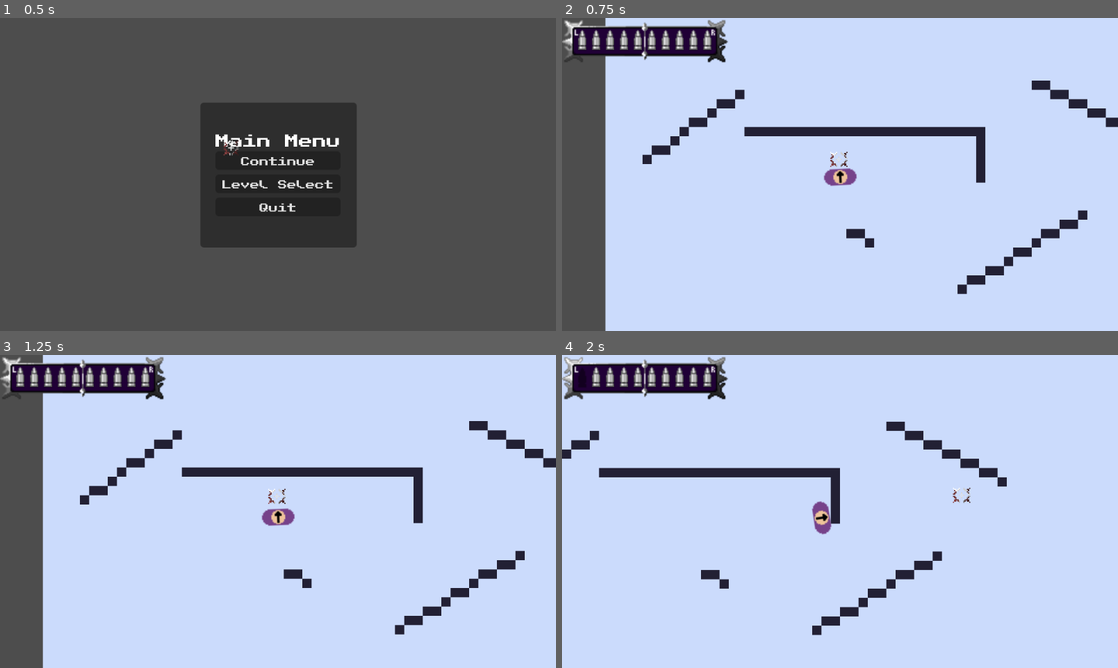
Above: before the commit, frames 1-4 (two rows, left to right).
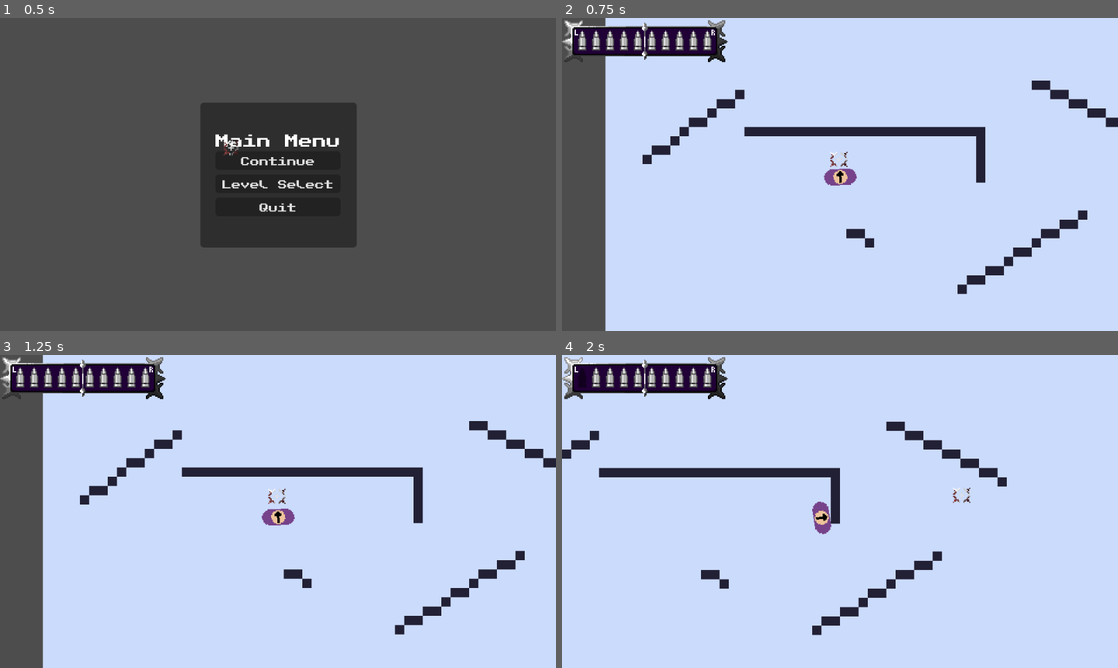
Above: after the commit, the same moments.

Repository: callumrann/gmtk-jam
Game: Godot game, scene res://scenes/main.tscn
Two runs of this game, one before a commit and one after it. Both use one fixed random seed, a clock stepped at 60 frames per second and the inputs below. Sound files missing from this copy of the repository are replaced by a short silence.
Inputs (mouse positions are in pixels of both pictures, inside the frame that each line leads up to):
- Up to frame 1 (0.5 s): no input
- Up to frame 2 (0.75 s): click "Continue" at 0.5 s
- Up to frame 3 (1.25 s): no input
- Up to frame 4 (2 s): move the mouse to (962, 495) at 1.27 s; hold D (move_right) from 1.28 s (still down); click (962, 495) at 1.35 s

Frame 1 is identical in both runs. In frame 2, 0.6% of the frame differs, in the area x 0-53%, y 0-54%; in frame 3, 0.6%; in frame 4, 0.7%, in the area x 0-49%, y 0-58%.

Commit message:
fix: change default subviewport canvas thing from linear to nearest

Diff:
--- a/scenes/levels/levels_loader.tscn
+++ b/scenes/levels/levels_loader.tscn
@@ -41,60 +41,81 @@
 anchor_right = 0.5
 anchor_bottom = 0.5
 offset_left = -58.5
-offset_top = -21.5
+offset_top = -20.5
 offset_right = 56.5
-offset_bottom = 18.5
+offset_bottom = 19.5
 grow_horizontal = 2
 grow_vertical = 2
 theme_override_constants/separation = 5
+alignment = 1
 
 [node name="Bullet1" type="TextureRect" parent="UI/HUD/Control/BulletBackground/Bullets" unique_id=1898090103]
 layout_mode = 2
+size_flags_horizontal = 4
+size_flags_vertical = 4
 texture = ExtResource("3_07c4a")
 stretch_mode = 3
 
 [node name="Bullet2" type="TextureRect" parent="UI/HUD/Control/BulletBackground/Bullets" unique_id=696629630]
 layout_mode = 2
+size_flags_horizontal = 4
+size_flags_vertical = 4
 texture = ExtResource("3_07c4a")
 stretch_mode = 3
 
-[node name="Bullet3" type="TextureRect" parent="UI/HUD/Control/BulletBackground/Bullets" unique_id=1293965096]
+[node name="Bullet3" type="TextureRect" parent="UI/HUD/Control/BulletBackground/Bullets" unique_id=76887841]
 layout_mode = 2
+size_flags_horizontal = 4
+size_flags_vertical = 4
 texture = ExtResource("3_07c4a")
 stretch_mode = 3
 
-[node name="Bullet4" type="TextureRect" parent="UI/HUD/Control/BulletBackground/Bullets" unique_id=789293454]
+[node name="Bullet4" type="TextureRect" parent="UI/HUD/Control/BulletBackground/Bullets" unique_id=1854199799]
 layout_mode = 2
+size_flags_horizontal = 4
+size_flags_vertical = 4
 texture = ExtResource("3_07c4a")
 stretch_mode = 3
 
-[node name="Bullet5" type="TextureRect" parent="UI/HUD/Control/BulletBackground/Bullets" unique_id=1644738260]
+[node name="Bullet5" type="TextureRect" parent="UI/HUD/Control/BulletBackground/Bullets" unique_id=417121021]
 layout_mode = 2
+size_flags_horizontal = 4
+size_flags_vertical = 4
 texture = ExtResource("3_07c4a")
 stretch_mode = 3
 
-[node name="Bullet6" type="TextureRect" parent="UI/HUD/Control/BulletBackground/Bullets" unique_id=2138840498]
+[node name="Bullet6" type="TextureRect" parent="UI/HUD/Control/BulletBackground/Bullets" unique_id=1731461558]
 layout_mode = 2
+size_flags_horizontal = 4
+size_flags_vertical = 4
 texture = ExtResource("3_07c4a")
 stretch_mode = 3
 
-[node name="Bullet7" type="TextureRect" parent="UI/HUD/Control/BulletBackground/Bullets" unique_id=1121584417]
+[node name="Bullet7" type="TextureRect" parent="UI/HUD/Control/BulletBackground/Bullets" unique_id=1678558235]
 layout_mode = 2
+size_flags_horizontal = 4
+size_flags_vertical = 4
 texture = ExtResource("3_07c4a")
 stretch_mode = 3
 
-[node name="Bullet8" type="TextureRect" parent="UI/HUD/Control/BulletBackground/Bullets" unique_id=2095042734]
+[node name="Bullet8" type="TextureRect" parent="UI/HUD/Control/BulletBackground/Bullets" unique_id=1077334330]
 layout_mode = 2
+size_flags_horizontal = 4
+size_flags_vertical = 4
 texture = ExtResource("3_07c4a")
 stretch_mode = 3
 
-[node name="Bullet9" type="TextureRect" parent="UI/HUD/Control/BulletBackground/Bullets" unique_id=570823491]
+[node name="Bullet9" type="TextureRect" parent="UI/HUD/Control/BulletBackground/Bullets" unique_id=1790476965]
 layout_mode = 2
+size_flags_horizontal = 4
+size_flags_vertical = 4
 texture = ExtResource("3_07c4a")
 stretch_mode = 3
 
-[node name="Bullet10" type="TextureRect" parent="UI/HUD/Control/BulletBackground/Bullets" unique_id=1050856763]
+[node name="Bullet10" type="TextureRect" parent="UI/HUD/Control/BulletBackground/Bullets" unique_id=1279529965]
 layout_mode = 2
+size_flags_horizontal = 4
+size_flags_vertical = 4
 texture = ExtResource("3_07c4a")
 stretch_mode = 3
 
--- a/scenes/main.tscn
+++ b/scenes/main.tscn
@@ -58,6 +58,7 @@
 
 [node name="SubViewport" type="SubViewport" parent="SubViewportContainer" unique_id=2090985548]
 handle_input_locally = false
+canvas_item_default_texture_filter = 0
 size = Vector2i(960, 540)
 size_2d_override = Vector2i(480, 270)
 size_2d_override_stretch = true
